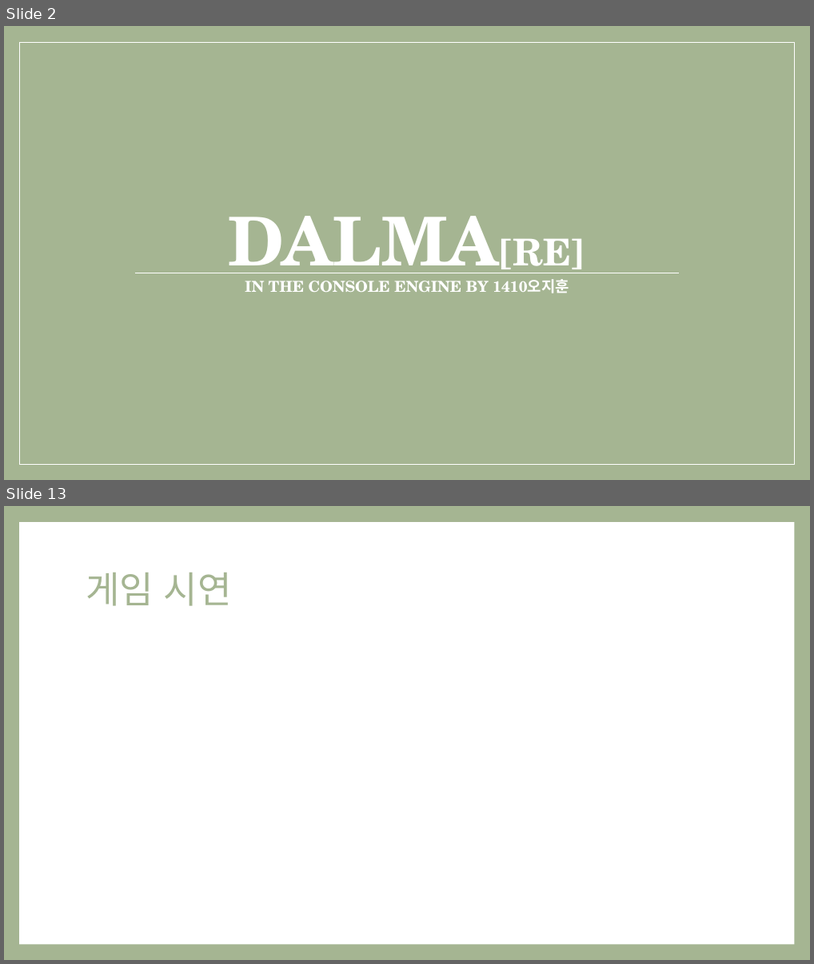
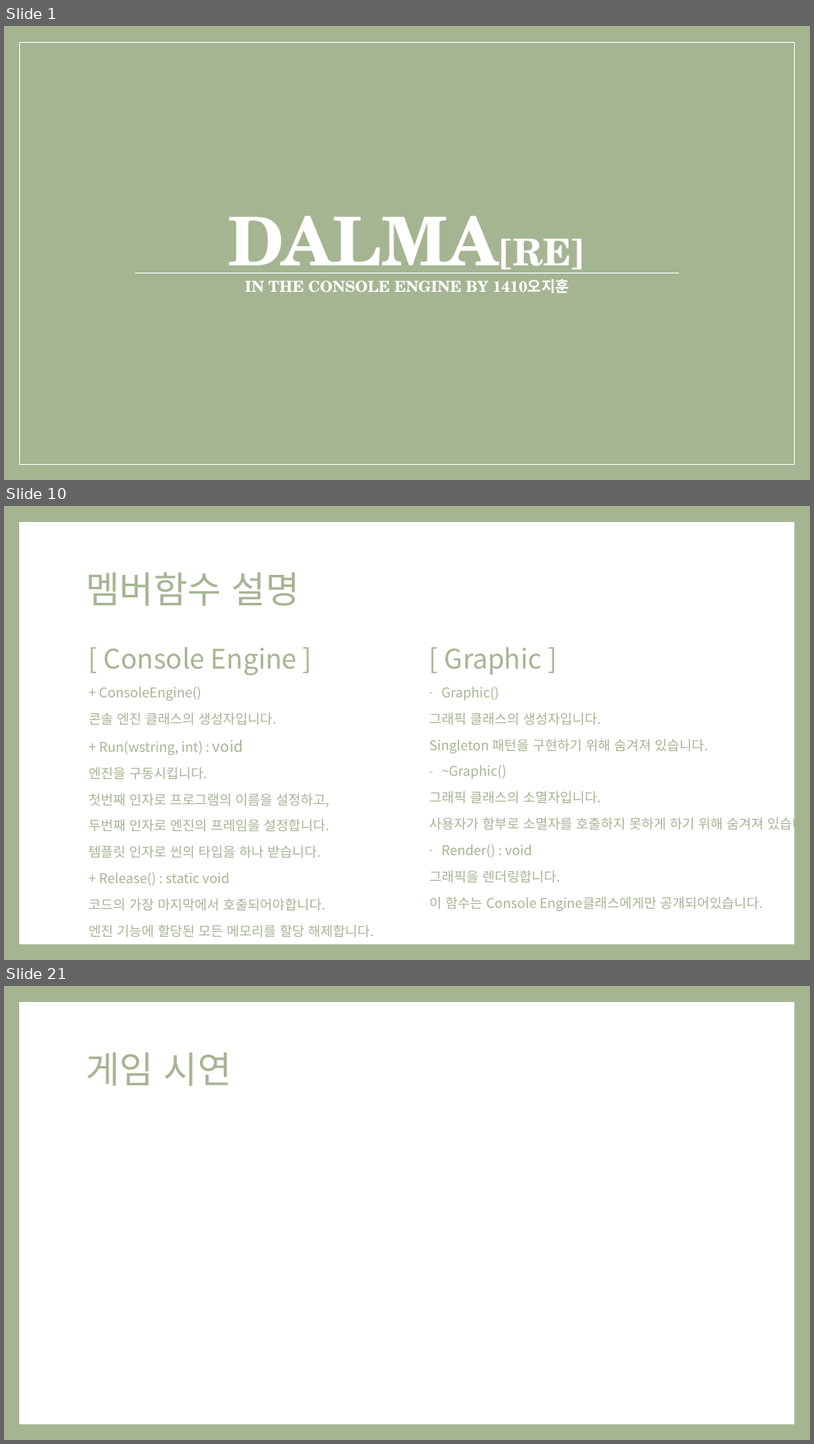
Before and after one commit to Ozzangeo/ConsoleEngine, a slide deck: 1410_오지훈_플밍_Project_발표자료.pptx. Shown one above the other, each under a label of ours: slides 2 and 13 before the commit, slides 1, 10 and 21 after it; the slides between them are not shown. The pictures are 814x964 and 814x1444 pixels, drawn with LibreOffice and Linux fonts; fonts in the diff are those of the drawing. Boxes give left, top, right and bottom in pixels: in the first picture for what was removed or moved away, otherwise in the second. Text is boxed around its words. In the diff, an @@ line names an element or a change of style, - is before the commit and + after.

```diff
--- a/1410_오지훈_플밍_Project_발표자료.pptx
+++ b/1410_오지훈_플밍_Project_발표자료.pptx
@@ slide 10 added at box(4, 506, 810, 960), background #A5B592; not listed: 1 template element that a slide beside it also shows @@
@@ title added at box(86, 572, 300, 606), 44 pt, text #A5B592 @@
+멤버함수 설명
@@ text added at box(89, 647, 374, 936), 16 pt, text #A5B592 @@
+[ Console Engine ]
++ ConsoleEngine()
+콘솔 엔진 클래스의 생성자입니다.
++ Run(wstring, int) : void
+엔진을 구동시킵니다.
+첫번째 인자로 프로그램의 이름을 설정하고,
+두번째 인자로 엔진의 프레임을 설정합니다.
+템플릿 인자로 씬의 타입을 하나 받습니다.
++ Release() : static void
+코드의 가장 마지막에서 호출되어야합니다.
+엔진 기능에 할당된 모든 메모리를 할당 해제합니다.
@@ text added at box(430, 647, 810, 911), 16 pt, text #A5B592 @@
+[ Graphic ]
+– Graphic()
+그래픽 클래스의 생성자입니다.
+Singleton 패턴을 구현하기 위해 숨겨져 있습니다.
+– ~Graphic()
+그래픽 클래스의 소멸자입니다.
+사용자가 함부로 소멸자를 호출하지 못하게 하기 위해 숨겨져 있습니다.
+– Render() : void
+그래픽을 렌더링합니다.
+이 함수는 Console Engine클래스에게만 공개되어있습니다.
@@ what was slide 2 is now slide 1 @@
@@ what was slide 13 is now slide 21 @@
```
Also in this commit, not shown: 6 slides changed, 15 other slides added, 8 slides removed, 46 other files.
